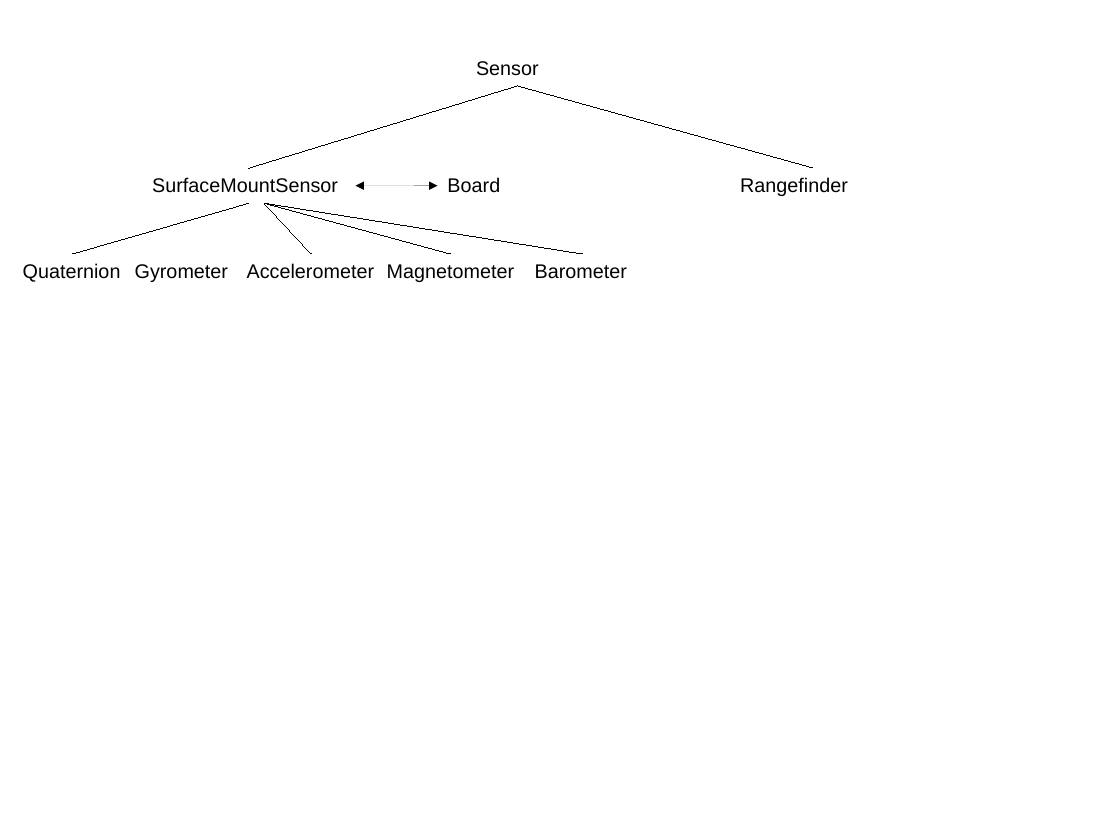
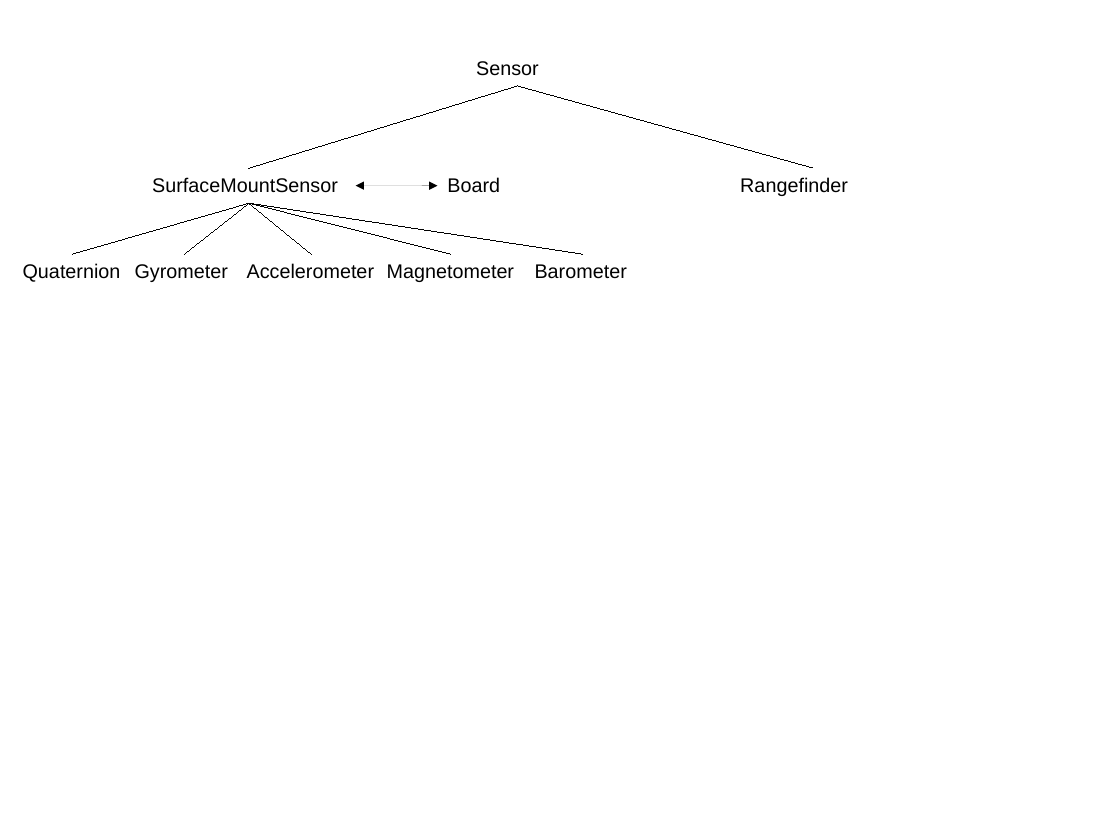
Before and after one commit to simondlevy/Hackflight, a slide deck: slide 1 of extras/media/sensors.pptx. Drawn at 1120x840 pixels with LibreOffice and Linux fonts; fonts in the diff are those of the drawing. Boxes give left, top, right and bottom in pixels: in the first picture for what was removed or moved away, otherwise in the second. Text is boxed around its words. In the diff, an @@ line names an element or a change of style, - is before the commit and + after.

```diff
--- a/extras/media/sensors.pptx
+++ b/extras/media/sensors.pptx
@@ freeform shape removed at [72, 203, 249, 254] @@
@@ line added from (249, 203) to (72, 254), #000000 0.75 pt @@
@@ line added from (249, 203) to (184, 254), #000000 0.75 pt @@
@@ double arrow moved from (356, 186) - (438, 186) to (249, 203) - (582, 254) @@
@@ double arrow (249, 203) - (582, 254): double arrow to line @@
@@ line added from (249, 203) to (311, 254), #000000 0.75 pt @@
@@ line added from (249, 203) to (451, 254), #000000 0.75 pt @@
@@ freeform shape removed at [264, 203, 311, 254] @@
@@ freeform shape removed at [264, 203, 582, 254] @@
@@ freeform shape: place and size @@
-freeform shape at [264, 203, 451, 254]
+freeform shape at [356, 186, 438, 186]
```
Also in this commit, not shown: 2 other files.
